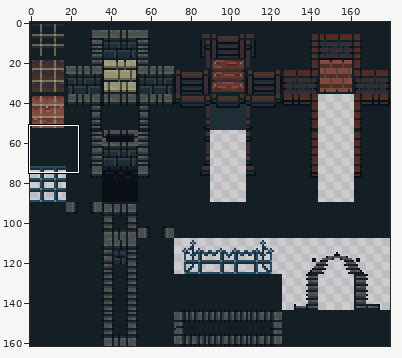
Sprite sheet -- Assets/Sprites/Tileset_extended.png. Above: a wide view before the commit, with the close-up outlined.
Close-up. Before:
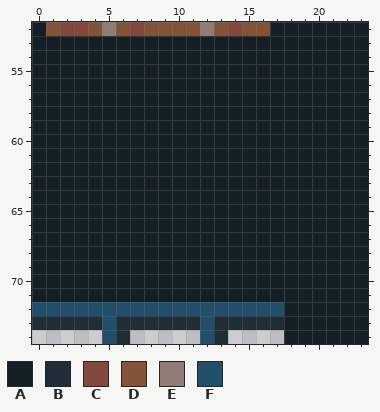
The file is 180x162 pixels. Shown: x 0..23, y 52..74. The commit also changed other parts of the picture, which this record leaves out.
Palette (. is transparent): A #141f25  B #1f2d36  C #83473d  D #825337  E #907c75  F #214e6b
Pixels before, first column x 0:
52 ADCCDEDCDDDDEDCDDAAAAAAA
53 AAAAAAAAAAAAAAAAAAAAAAAA
54 AAAAAAAAAAAAAAAAAAAAAAAA
55 AAAAAAAAAAAAAAAAAAAAAAAA
56 AAAAAAAAAAAAAAAAAAAAAAAA
57 AAAAAAAAAAAAAAAAAAAAAAAA
58 AAAAAAAAAAAAAAAAAAAAAAAA
59 AAAAAAAAAAAAAAAAAAAAAAAA
60 AAAAAAAAAAAAAAAAAAAAAAAA
61 AAAAAAAAAAAAAAAAAAAAAAAA
62 AAAAAAAAAAAAAAAAAAAAAAAA
63 AAAAAAAAAAAAAAAAAAAAAAAA
64 AAAAAAAAAAAAAAAAAAAAAAAA
65 AAAAAAAAAAAAAAAAAAAAAAAA
66 AAAAAAAAAAAAAAAAAAAAAAAA
67 AAAAAAAAAAAAAAAAAAAAAAAA
68 AAAAAAAAAAAAAAAAAAAAAAAA
69 AAAAAAAAAAAAAAAAAAAAAAAA
70 AAAAAAAAAAAAAAAAAAAAAAAA
71 AAAAAAAAAAAAAAAAAAAAAAAA
72 FFFFFFFFFFFFFFFFFFAAAAAA
73 BBBBBFBBBBBBFBBBBBAAAAAA
74 .....FB.....FB....AAAAAA
The result:
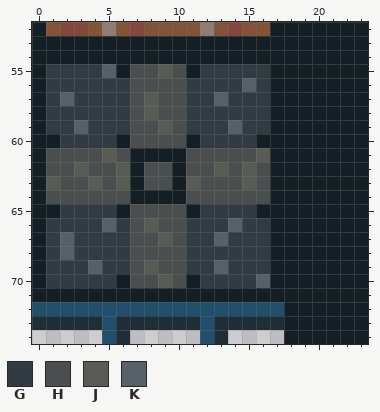
Colours new in this view: G #323b42  H #4b4e4f  J #595c55  K #566067
Changes in this commit:
Colour A gives way to colour G in row 55 at x 1 to 4 and 12 to 16; in row 56 at x 1 to 6, 11 to 14 and 16; in row 57 at x 1, 3 to 6, 11 to 12 and 14 to 16; in row 58 at x 1 to 6 and 11 to 16; in row 59 at x 1 to 2, 4 to 6, 11 to 13 and 15 to 16; in row 60 at x 2 to 5 and 12 to 15.
Colour A gives way to colour G in row 65 at x 2 to 5 and 12 to 15; in row 66 at x 1 to 4, 6, 11 to 13 and 15 to 16; in row 67 at x 1, 3 to 6, 11 to 12 and 14 to 16; in row 68 at x 1, 3 to 6 and 11 to 16; in row 69 at x 1 to 3, 5 to 6, 11 to 12 and 14 to 16; in row 70 at x 1 to 5 and 12 to 15.
Colour A gives way to colour H in row 55 at x 7 to 8 and 10; in row 56 at x 7 to 10; in rows 57 to 58 at x 7 and 9 to 10; in row 59 at x 7 to 8 and 10; in row 60 at x 7 to 10; in row 61 at x 1 to 4, 6 and 11 to 15.
Colour A gives way to colour H in row 62 at x 1 to 2, 4 to 5, 8 to 9, 11 to 12, 14 and 16; in row 63 at x 2 to 3, 5, 8 to 9, 12 to 14 and 16; in row 64 at x 1 to 6 and 11 to 16; in row 65 at x 7 to 10; in row 66 at x 7 and 9 to 10; in row 67 at x 7 to 8 and 10.
Colour A gives way to colour H in row 68 at x 7 to 10; in row 69 at x 7 and 9 to 10; in row 70 at x 7 to 8 and 10.
Colour A gives way to colour J in row 55 at x 9; in rows 57 to 58 at x 8; in row 59 at x 9; in row 61 at x 5 and 16; in row 62 at x 3, 6, 13 and 15; in row 63 at x 1, 4, 6, 11 and 15.
Colour A gives way to colour J in row 66 at x 8; in row 67 at x 9; in row 69 at x 8; in row 70 at x 9.
Colour A gives way to colour K in row 55 at x 5; in row 56 at x 15; in row 57 at x 2 and 13; in row 59 at x 3 and 14; in row 66 at x 5 and 14; in row 67 at x 2 and 13.
Colour A gives way to colour K in row 68 at x 2; in row 69 at x 4 and 13; in row 70 at x 16.
Boxes around the changes in both close-ups, in picture pixels (x1, y1, x2, y2):
changed: (46, 64, 270, 288)
